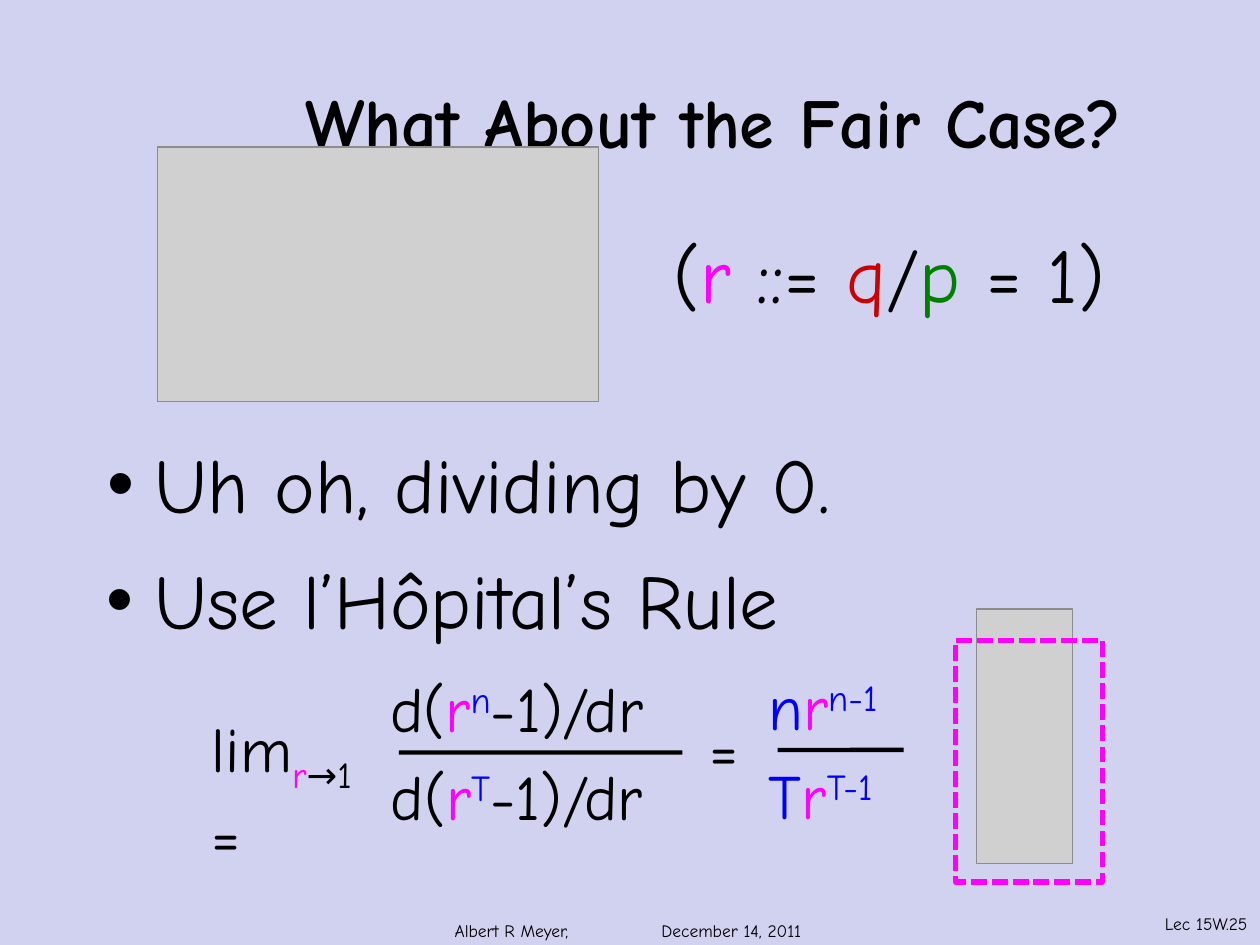
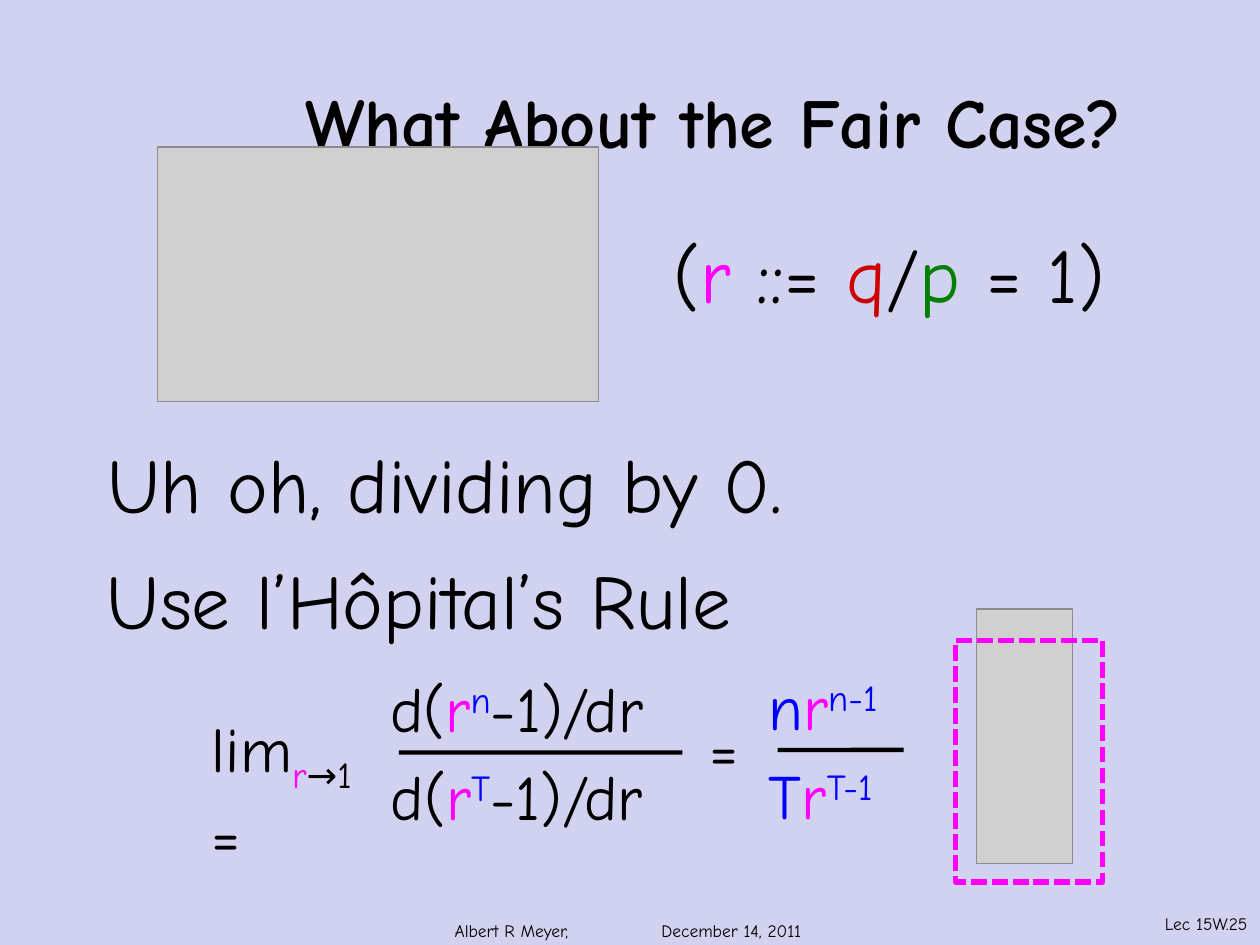
Before and after one commit to armeyer/mcs_web, a slide deck: slide 25 of fall11/slidesF11/slides15w.pptx. Drawn at 1260x945 pixels with LibreOffice and Linux fonts; fonts in the diff are those of the drawing; grey boxes stand for pictures; background and template pictures are left out. Boxes give left, top, right and bottom in pixels: in the first picture for what was removed or moved away, otherwise in the second. Text is boxed around its words. In the diff, an @@ line names an element or a change of style, - is before the commit and + after.

```diff
--- a/fall11/slidesF11/slides15w.pptx
+++ b/fall11/slidesF11/slides15w.pptx
@@ text "Uh oh, dividing by 0." at [107, 460, 783, 529]: bullet • to none @@
@@ text "Use l’Hôpital’s Rule" at [107, 572, 731, 645]: bullet • to none @@
```
Also in this commit, not shown: 12 other slides changed.
